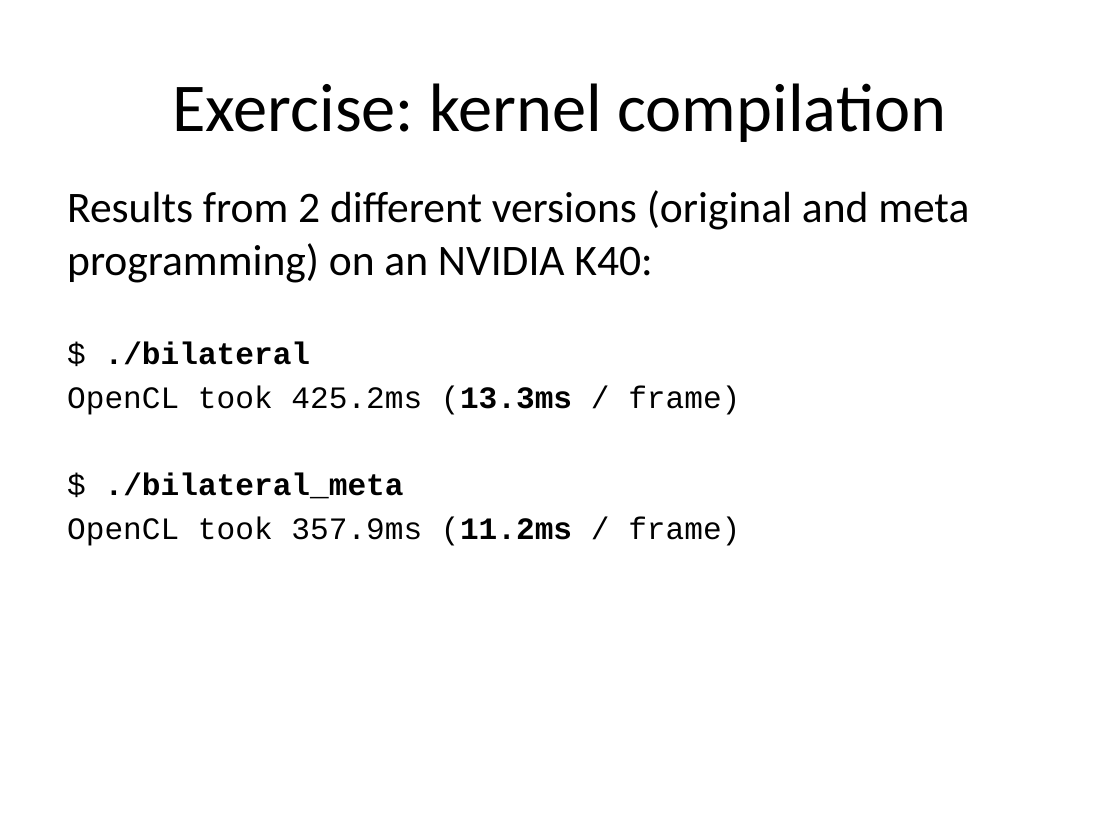
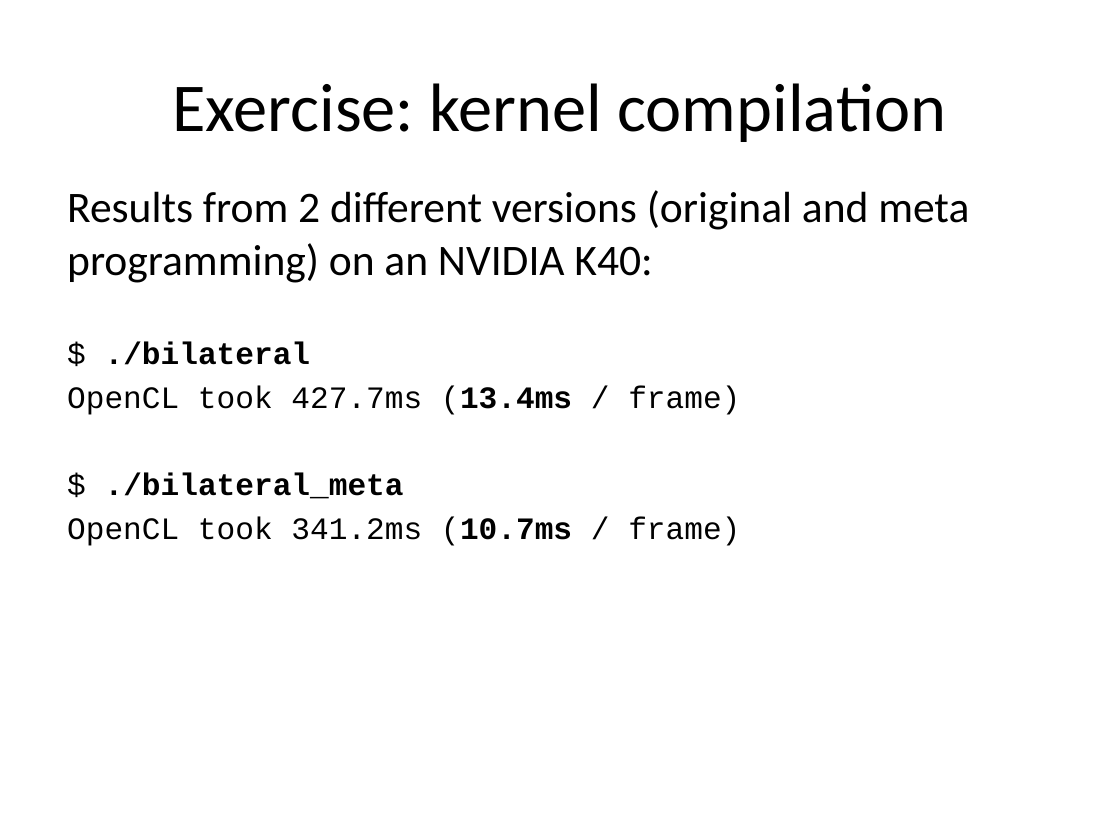
Before and after one commit to UoB-HPC/opencl-training-code, a slide deck: slide 26 of slides/advanced_part2.pptx. Drawn at 1120x840 pixels with LibreOffice and Linux fonts; fonts in the diff are those of the drawing. Boxes give left, top, right and bottom in pixels: in the first picture for what was removed or moved away, otherwise in the second. Text is boxed around its words. In the diff, an @@ line names an element or a change of style, - is before the commit and + after.

```diff
--- a/slides/advanced_part2.pptx
+++ b/slides/advanced_part2.pptx
@@ text at [67, 385, 740, 415]: text changed @@
-OpenCL took 425.2ms (13.3ms / frame)
+OpenCL took 427.7ms (13.4ms / frame)
@@ text at [67, 516, 740, 546]: text changed @@
-OpenCL took 357.9ms (11.2ms / frame)
+OpenCL took 341.2ms (10.7ms / frame)
```
Also in this commit, not shown: 1 other file.
